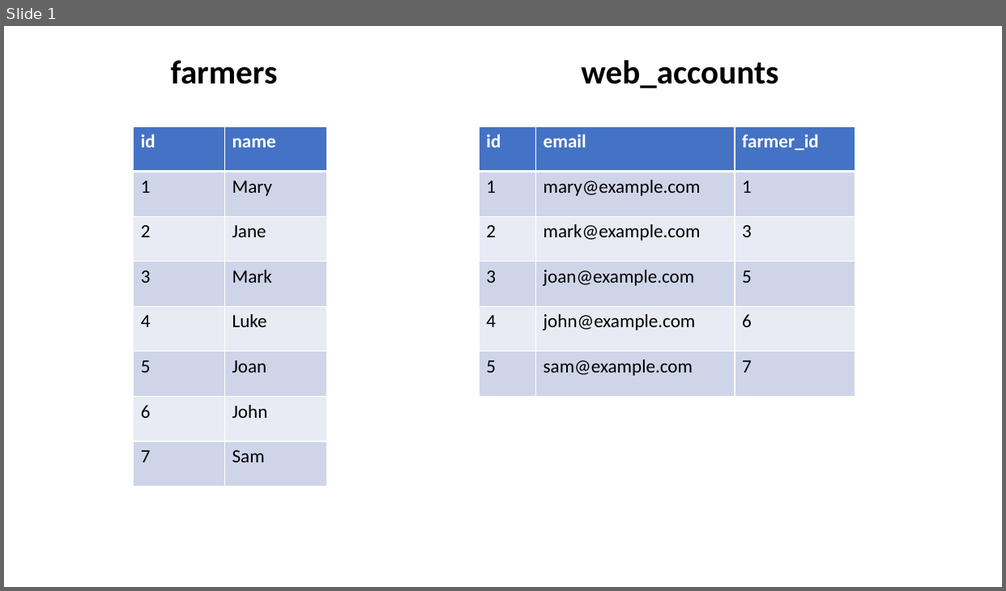
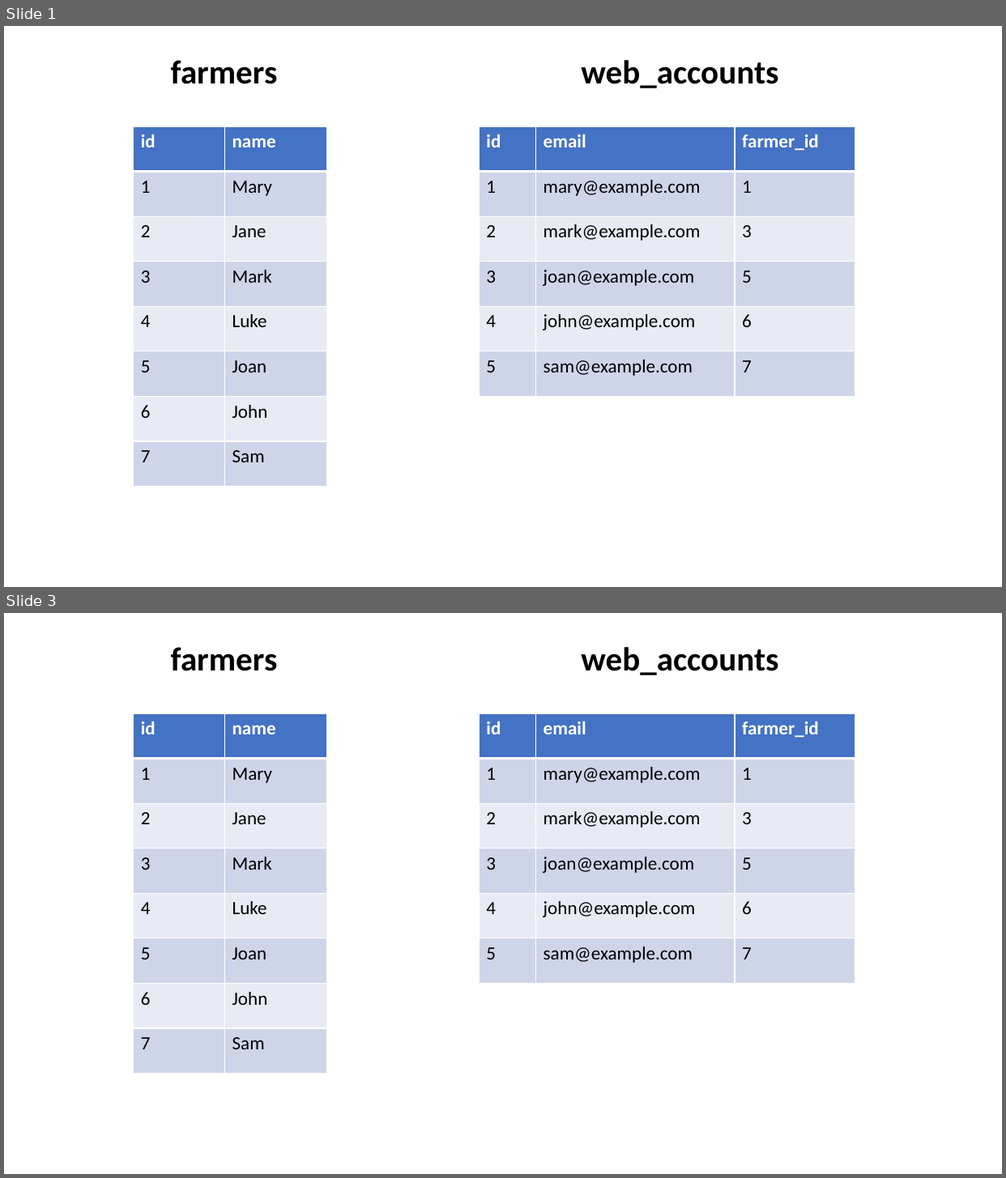
Before and after one commit to stats4sd/Installation-Guides, a slide deck: assets/images/relationships/source-tables.pptx. Shown one above the other, each under a label of ours: slide 1 before the commit, slides 1 and 3 after it; the slides between them are not shown. The pictures are 1006x591 and 1006x1178 pixels, drawn with LibreOffice and Linux fonts; fonts in the diff are those of the drawing. Boxes give left, top, right and bottom in pixels: in the first picture for what was removed or moved away, otherwise in the second. Text is boxed around its words. In the diff, an @@ line names an element or a change of style, - is before the commit and + after.

```diff
--- a/assets/images/relationships/source-tables.pptx
+++ b/assets/images/relationships/source-tables.pptx
@@ slide 3 added at (4,613,1002,1174), background #FFFFFF @@
@@ text added at (171,647,278,671), 32 pt, text #000000, bold @@
+farmers
@@ text added at (581,647,778,675), 32 pt, text #000000, bold @@
+web_accounts
@@ table added at (134,713,327,1073), 8 rows, 2 columns @@
+id | name
+1 | Mary
+2 | Jane
+3 | Mark
+4 | Luke
+5 | Joan
+6 | John
+7 | Sam
@@ table added at (479,713,855,983), 6 rows, 3 columns @@
+id | email | farmer_id
+1 | mary@example.com | 1
+2 | mark@example.com | 3
+3 | joan@example.com | 5
+4 | john@example.com | 6
+5 | sam@example.com | 7
```
Also in this commit, not shown: 1 other slide added, 1 other file.
